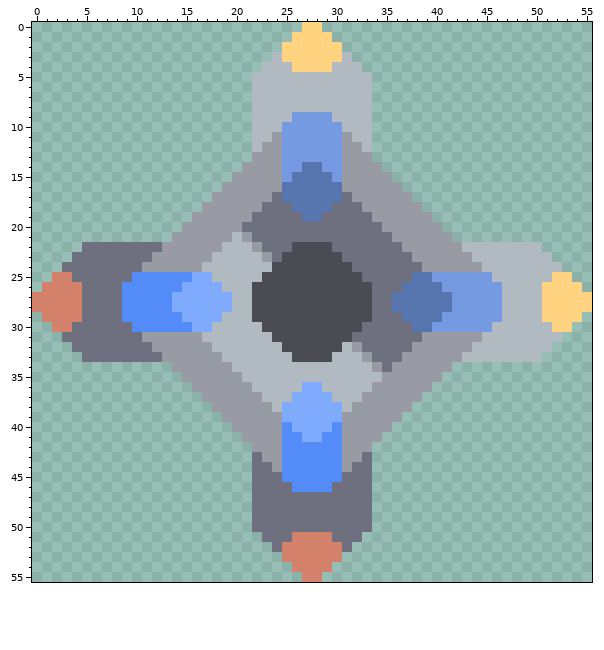
A pixel-art sprite gets an edit: assets/sprites/bullets/progressed/strikedown/b-emp-missile-back.png. The picture above is the old version.
The file is 56x56 pixels.
The same view after the edit:
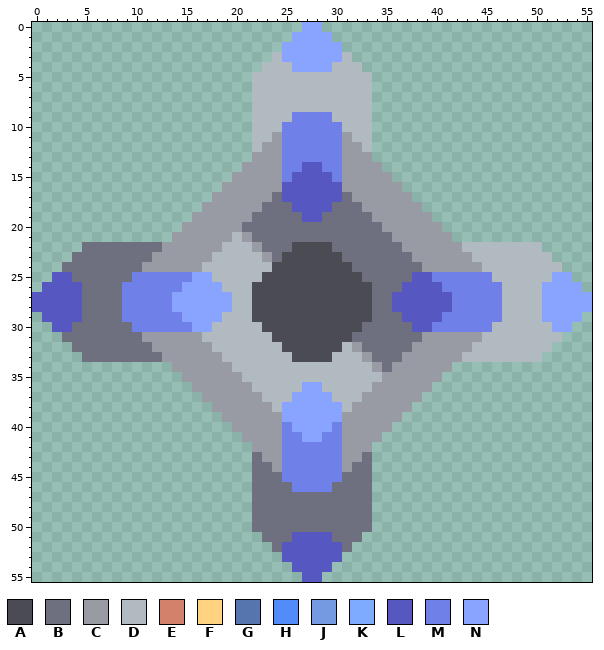
Palette (. is transparent): A #4a4b53  B #6e7080  C #989aa4  D #b0bac0  E #d4816b  F #ffd37f  G #5674ae  H #538cf9  J #769ae1  K #7fabff  L #5757c1  M #6f80e8  N #88a4ff
The commit says: Consistent missile colors
What changed:
y 0: x 27..28 FF -> NN
y 1: x 26..29 FFFF -> NNNN
y 2..3: x 25..30 FFFFFF -> NNNNNN
y 4: x 26..29 FFFF -> NNNN
y 9: x 26..29 JJJJ -> MMMM
y 10..13: x 25..30 JJJJJJ -> MMMMMM
y 14: x 25..30 JJGGJJ -> MMLLMM
y 15: x 25..30 JGGGGJ -> MLLLLM
y 16..17: x 25..30 GGGGGG -> LLLLLL
y 18: x 26..29 GGGG -> LLLL
y 19: x 27..28 GG -> LL
y 25: x 2..3 EE -> LL; x 10..17 HHHHHHKK -> MMMMMMNN; x 38..45 GGJJJJJJ -> LLMMMMMM; x 52..53 FF -> NN
y 26: x 1..4 EEEE -> LLLL; x 9..18 HHHHHHKKKK -> MMMMMMNNNN; x 37..46 GGGGJJJJJJ -> LLLLMMMMMM; x 51..54 FFFF -> NNNN
y 27..28: x 0..4 EEEEE -> LLLLL; x 9..19 HHHHHKKKKKK -> MMMMMNNNNNN; x 36..46 GGGGGGJJJJJ -> LLLLLLMMMMM; x 51..55 FFFFF -> NNNNN
y 29: x 1..4 EEEE -> LLLL; x 9..18 HHHHHHKKKK -> MMMMMMNNNN; x 37..46 GGGGJJJJJJ -> LLLLMMMMMM; x 51..54 FFFF -> NNNN
y 30: x 2..3 EE -> LL; x 10..17 HHHHHHKK -> MMMMMMNN; x 38..45 GGJJJJJJ -> LLMMMMMM; x 52..53 FF -> NN
y 36: x 27..28 KK -> NN
y 37: x 26..29 KKKK -> NNNN
y 38..39: x 25..30 KKKKKK -> NNNNNN
y 40: x 25..30 HKKKKH -> MNNNNM
y 41: x 25..30 HHKKHH -> MMNNMM
y 42..45: x 25..30 HHHHHH -> MMMMMM
y 46: x 26..29 HHHH -> MMMM
y 51: x 26..29 EEEE -> LLLL
y 52..53: x 25..30 EEEEEE -> LLLLLL
y 54: x 26..29 EEEE -> LLLL
y 55: x 27..28 EE -> LL
